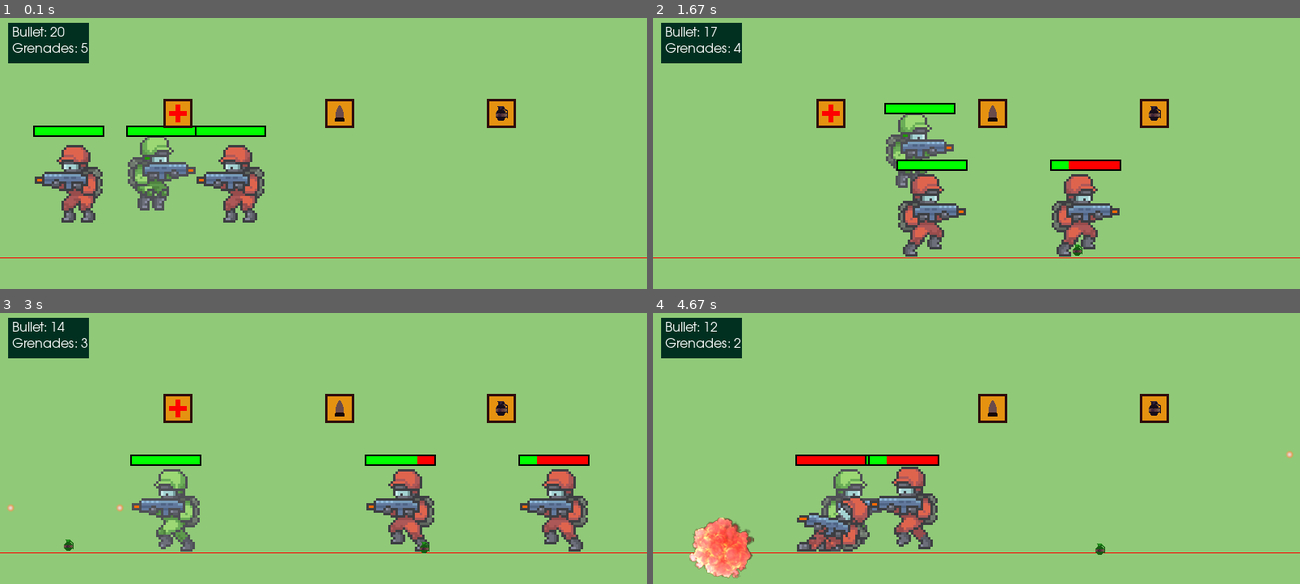
Above: before the commit, frames 1-4 (two rows, left to right).
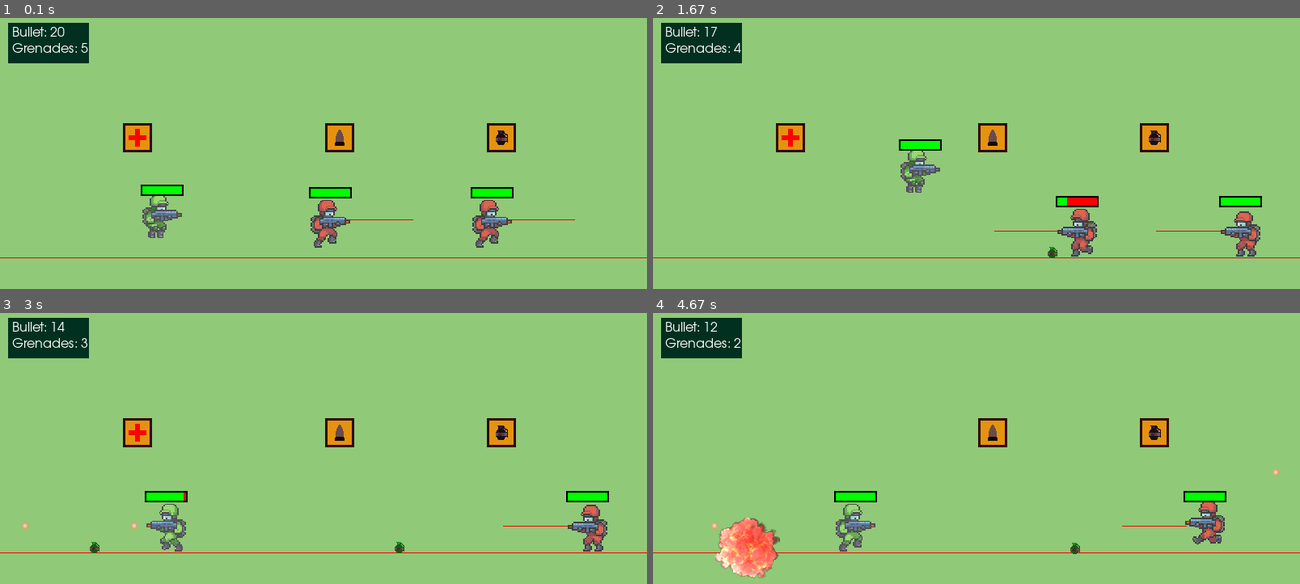
Above: after the commit, the same moments.

Repository: kus0023/shooter-game-pygame
Game: pygame game, started from src/main.py
Two runs of this game, one before a commit and one after it. Both use one fixed random seed, a clock stepped at 60 frames per second and the inputs below.
Inputs:
- Up to frame 1 (0.1 s): no input
- Up to frame 2 (1.67 s): tap Space at 0.33, 0.73, 1.03, 1.23, 1.57 s; hold D 0.67-1.13 s; tap F at 0.82 s; hold W 1.17-1.47 s; hold D from 1.5 s (still down)
- Up to frame 3 (3 s): tap Space at 1.87, 2.07, 2.37, 2.63, 2.93 s; release D at 1.97 s; hold A 2-2.53 s; tap F at 2.15 s; hold A 2.57-2.97 s
- Up to frame 4 (4.67 s): hold W 3-3.37 s; tap Space at 3.07, 3.47, 3.77, 4.13, 4.43, 4.63 s; hold D 3.4-4.03 s; tap F at 3.55 s; hold A 4.07-4.53 s; hold D from 4.57 s (still down)

The runs differ from the first frame. In frame 1, 11% of the frame differs, in the area x 5-89%, y 29-85%; in frame 2, 9.6%; in frame 3, 9.9%; in frame 4, 9.8%.

Commit message:
Part 8| AI (https://www.youtube.com/watch?v=1WxQt4-ic3s&list=PLjcN1EyupaQm20hlUE11y9y8EY2aXLpnv&index=10)

Diff:
--- a/src/main.py
+++ b/src/main.py
@@ -1,4 +1,4 @@
-import pygame
+import pygame, random
 
 pygame.init()
 
@@ -88,6 +88,12 @@
         # grenade properties
         self.grenades = grenade_count
         self.max_grenades = self.grenades
+
+        # Bot movement
+        self.start_pos = x
+        self.is_idle = False
+        self.rest_time = pygame.time.get_ticks()
+        self.player_detection_distance = TILE_SIZE * 2
 
         # animation properties
         self.animation_dict = self.__get_animation_dict(scale)
@@ -182,6 +188,56 @@
             )
             grenade_group.add(grenade)
             self.grenades -= 1
+
+    def bot_movement(self):
+        if self.is_alive:
+
+            # check if player is in sight meaning in front of enemy at certain distance
+            # if so, Stop the enemy and shoot in direction of player
+            size = (self.player_detection_distance, 1)
+            temp_rect = pygame.Rect((0, 0), size)
+            if self.direction == 1:
+                temp_rect.midleft = self.rect.midright
+            else:
+                temp_rect.midright = self.rect.midleft
+            pygame.draw.rect(screen, RED, temp_rect)
+
+            if player.rect.colliderect(temp_rect):
+                self.move(False, False)
+                self.shoot()
+                self.update_action("Idle")
+                return  # don't Run the below code Just stop and shoot
+
+            # choose random time from 1 to 15 second
+            # then either move the bot or stop the bot
+            if pygame.time.get_ticks() - self.rest_time > random.randint(1000, 15000):
+                self.rest_time = pygame.time.get_ticks()
+                if not self.is_idle:  # if moving then stop the bot
+                    self.is_idle = True
+                else:  # if not moving then move the bot in random direction
+                    self.direction = random.choice([1, -1])
+                    self.is_idle = False
+
+            # move to and fro in certain distance
+            if self.direction == 1:  # moving Right
+                if abs(self.rect.right - self.start_pos) >= TILE_SIZE * 4:
+                    self.direction *= -1
+            if self.direction == -1:  # moving Left
+                if abs(self.rect.left - self.start_pos) >= TILE_SIZE * 4:
+                    self.direction *= -1
+
+            # control the animation
+            if self.is_idle:
+                self.move(False, False)
+                self.update_action("Idle")
+            elif self.direction == 1:
+                self.move(False, True)
+                self.update_action("Run")
+            elif self.direction == -1:
+                self.move(True, False)
+                self.update_action("Run")
+
+            self.rest_time += 1
 
     def __get_animation_dict(self, scale: int):
         # It will create a dictionary of all images I have for all the actions
@@ -423,27 +479,24 @@
 item_box_group = pygame.sprite.Group()
 
 x = 200
-y = 200
-scale = 3
+y = 250
+scale = 1.75
 player = Soldier("player", x, y, scale, 5, 20)
 enemy_group.add(
     [
-        Soldier("enemy", x + 100, y, scale, 5, 20),
-        Soldier("enemy", x - 100, y, scale, 5, 20),
+        Soldier("enemy", 600, y, scale, 2, 20),
+        Soldier("enemy", 400, y, scale, 2, 20),
     ]
 )
 item_box_group.add(
     [
-        ItemBox("Health", 200, 100),
-        ItemBox("Ammo", 400, 100),
-        ItemBox("Grenade", 600, 100),
+        ItemBox("Health", 150, 130),
+        ItemBox("Ammo", 400, 130),
+        ItemBox("Grenade", 600, 130),
     ]
 )
 ammo_ui = AmmoUI()
 
-enemy_moving_left = True
-enemy_moving_right = False
-
 run = True
 while run:
     clock.tick(45)
@@ -455,6 +508,7 @@
 
     enemy_group.update()
     for enemy in enemy_group:
+        enemy.bot_movement()
         enemy.draw()
 
     bullet_group.update()
@@ -487,23 +541,6 @@
             player.update_action("Idle")
 
         player.move(moving_left, moving_right)
-
-    for enemy in enemy_group:
-        if enemy.is_alive:
-            if enemy.rect.left <= 0:
-                enemy_moving_left = False
-                enemy_moving_right = True
-            if enemy.rect.right >= SCREEN_WIDTH:
-                enemy_moving_left = True
-                enemy_moving_right = False
-
-            if enemy_moving_left and enemy_moving_right:
-                enemy.update_action("Idle")
-            elif (enemy_moving_left or enemy_moving_right) and not enemy.in_air:
-                enemy.update_action("Run")
-            else:
-                enemy.update_action("Idle")
-            enemy.move(enemy_moving_left, enemy_moving_right)
 
     for event in pygame.event.get():
         if event.type == pygame.QUIT:
